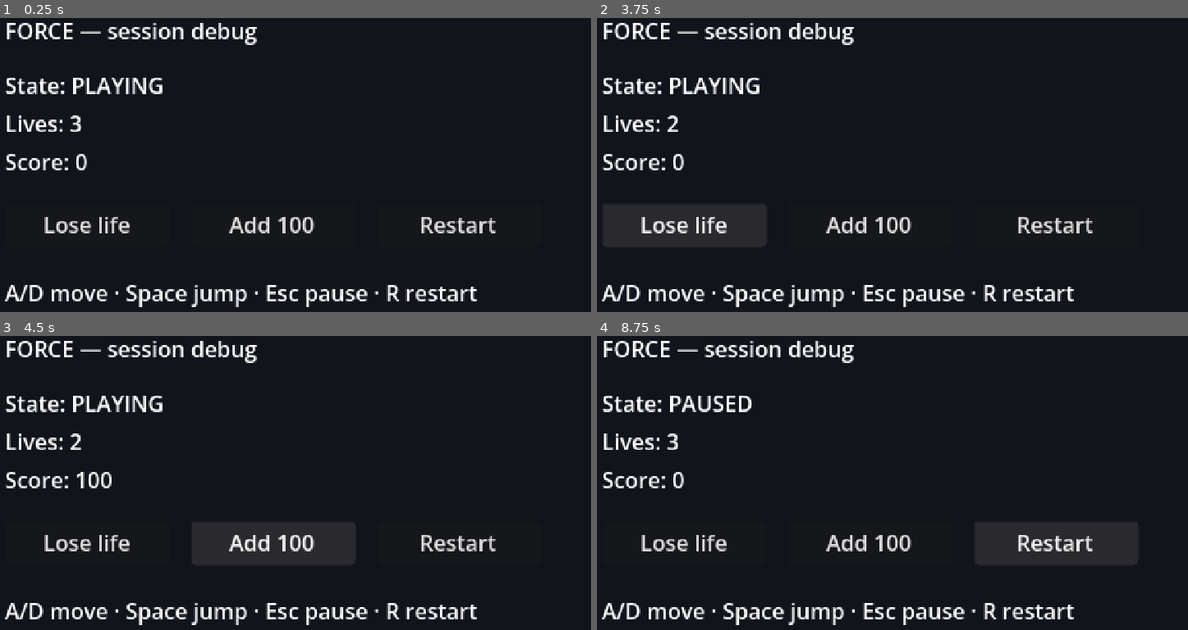
Above: before the commit, frames 1-4 (two rows, left to right).
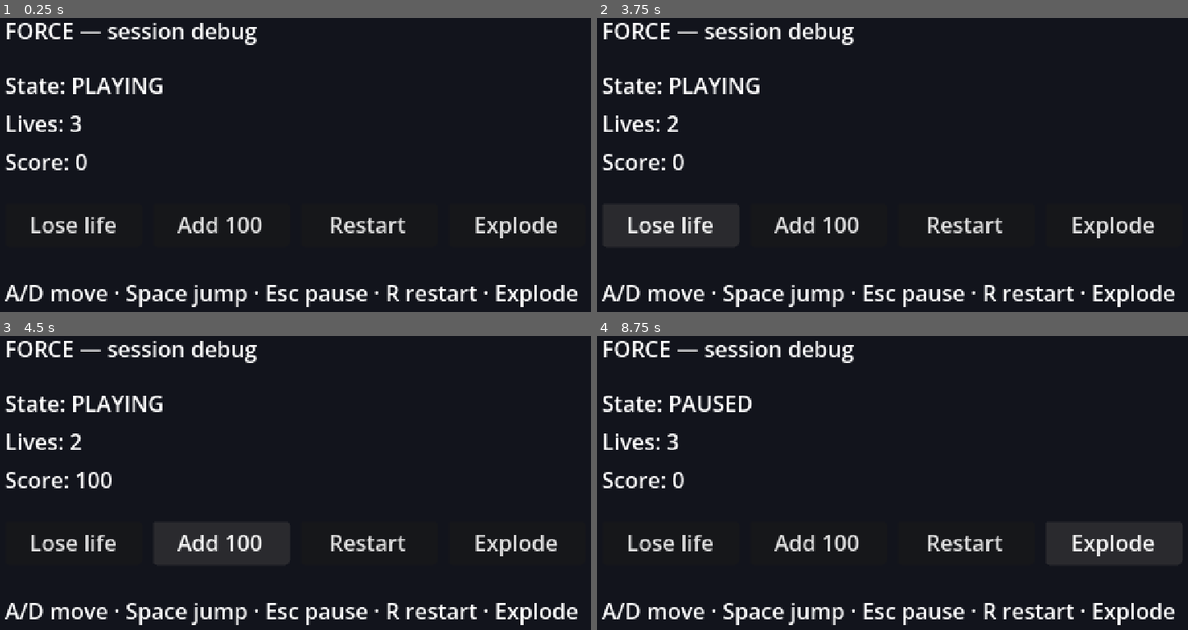
Above: after the commit, the same moments.

Repository: aleluis79/force
Game: Godot game, scene res://scenes/debug_session.tscn
Same seed, same stepped clock (60 frames per second), same inputs: the game is played once before the commit and once after it.
Inputs (mouse positions are in pixels of both pictures, inside the frame that each line leads up to):
- Up to frame 1 (0.25 s): no input
- Up to frame 2 (3.75 s): click (1111, 223) at 0.5 s, where only the run after the commit has a clickable "Explode"; click "Restart" at 1.25 s; click "Restart" at 2 s; click "Restart" at 2.75 s; click "Lose life" at 3.5 s
- Up to frame 3 (4.5 s): click "Add 100" at 4.25 s
- Up to frame 4 (8.75 s): tap Enter at 5 s; move the mouse to (1040, 474) at 5.02 s; hold D (move_right) 5.03-5.75 s; tap Space (jump) at 5.1, 5.27, 5.57, 6.8, 8.27, 8.3, 8.57 s; click (1040, 474) at 5.17 s; tap R (restart) every 0.75 s from 5.75 to 8 s; drag from (768, 509) to (862, 565) at 5.77 s; move the mouse to (963, 412) at 6.52 s; hold D (move_right) 6.53-7.25 s; right-click (963, 412) at 6.6 s; drag from (862, 565) to (703, 435) at 7.27 s; move the mouse to (1093, 547) at 8.02 s; hold A (move_left) from 8.03 s (still down); tap Alt at 8.1 s; tap Escape (pause) at 8.65 s

The runs differ from the first frame. In frame 1, 2.7% of the frame differs, in the area x 5-98%, y 67-99%; in frame 2, 2.7%; in frame 3, 2.7%; in frame 4, 2.7%.

Commit message:
feat: add destructible terrain with explosions and collision

Diff:
--- a/scenes/debug_session.tscn
+++ b/scenes/debug_session.tscn
@@ -1,14 +1,9 @@
-[gd_scene load_steps=6 format=3]
+[gd_scene load_steps=5 format=3]
 
 [ext_resource type="Script" path="res://src/presentation/debug_session.gd" id="1_debug"]
 [ext_resource type="Script" path="res://src/presentation/session_controller.gd" id="2_controller"]
 [ext_resource type="PackedScene" path="res://scenes/player.tscn" id="3_player"]
-
-[sub_resource type="RectangleShape2D" id="RectangleShape2D_ground"]
-size = Vector2(480, 32)
-
-[sub_resource type="RectangleShape2D" id="RectangleShape2D_platform"]
-size = Vector2(96, 16)
+[ext_resource type="Script" path="res://src/world/destructible_terrain.gd" id="4_terrain"]
 
 [node name="DebugSession" type="Node2D"]
 script = ExtResource("1_debug")
@@ -16,25 +11,8 @@
 [node name="SessionController" type="Node" parent="."]
 script = ExtResource("2_controller")
 
-[node name="Ground" type="StaticBody2D" parent="."]
-position = Vector2(240, 250)
-
-[node name="CollisionShape2D" type="CollisionShape2D" parent="Ground"]
-shape = SubResource("RectangleShape2D_ground")
-
-[node name="Visual" type="Polygon2D" parent="Ground"]
-polygon = PackedVector2Array(-240, -16, 240, -16, 240, 16, -240, 16)
-color = Color(0.18, 0.2, 0.26, 1)
-
-[node name="Platform" type="StaticBody2D" parent="."]
-position = Vector2(220, 200)
-
-[node name="CollisionShape2D" type="CollisionShape2D" parent="Platform"]
-shape = SubResource("RectangleShape2D_platform")
-
-[node name="Visual" type="Polygon2D" parent="Platform"]
-polygon = PackedVector2Array(-48, -8, 48, -8, 48, 8, -48, 8)
-color = Color(0.24, 0.26, 0.34, 1)
+[node name="Terrain" type="TileMapLayer" parent="."]
+script = ExtResource("4_terrain")
 
 [node name="Player" parent="." instance=ExtResource("3_player")]
 position = Vector2(80, 200)
@@ -77,30 +55,38 @@
 [node name="LoseLifeButton" type="Button" parent="UI"]
 offset_left = 24.0
 offset_top = 156.0
-offset_right = 144.0
+offset_right = 124.0
 offset_bottom = 188.0
 focus_mode = 0
 text = "Lose life"
 
 [node name="AddScoreButton" type="Button" parent="UI"]
-offset_left = 160.0
+offset_left = 132.0
 offset_top = 156.0
-offset_right = 280.0
+offset_right = 232.0
 offset_bottom = 188.0
 focus_mode = 0
 text = "Add 100"
 
 [node name="RestartButton" type="Button" parent="UI"]
-offset_left = 296.0
+offset_left = 240.0
 offset_top = 156.0
-offset_right = 416.0
+offset_right = 340.0
 offset_bottom = 188.0
 focus_mode = 0
 text = "Restart"
+
+[node name="ExplodeButton" type="Button" parent="UI"]
+offset_left = 348.0
+offset_top = 156.0
+offset_right = 448.0
+offset_bottom = 188.0
+focus_mode = 0
+text = "Explode"
 
 [node name="HintLabel" type="Label" parent="UI"]
 offset_left = 24.0
 offset_top = 210.0
 offset_right = 456.0
 offset_bottom = 234.0
-text = "A/D move · Space jump · Esc pause · R restart"
+text = "A/D move · Space jump · Esc pause · R restart · Explode"
--- /dev/null
+++ b/src/core/terrain_grid.gd
@@ -0,0 +1,88 @@
+class_name TerrainGrid
+extends RefCounted
+
+## Pure destructible terrain grid.
+##
+## Each cell stores one byte (solid/empty) in a PackedByteArray. Cell
+## coordinates are grid units; the node layer is responsible for converting
+## world positions and tile sizes.
+
+var width: int
+var height: int
+
+var _cells := PackedByteArray()
+
+
+func _init(grid_width: int, grid_height: int, filled: bool = false) -> void:
+	width = grid_width
+	height = grid_height
+	_cells.resize(width * height)
+	if filled:
+		_cells.fill(1)
+
+
+func is_inside(cell: Vector2i) -> bool:
+	return cell.x >= 0 and cell.y >= 0 and cell.x < width and cell.y < height
+
+
+func is_solid(cell: Vector2i) -> bool:
+	if not is_inside(cell):
+		return false
+	return _cells[_index(cell)] == 1
+
+
+func set_solid(cell: Vector2i, solid: bool) -> void:
+	if not is_inside(cell):
+		return
+
+	var index := _index(cell)
+	var value := 1 if solid else 0
+	if _cells[index] == value:
+		return
+	_cells[index] = value
+
+
+func fill_rect(rect: Rect2i, solid: bool = true) -> void:
+	var start_x := maxi(rect.position.x, 0)
+	var start_y := maxi(rect.position.y, 0)
+	var end_x := mini(rect.position.x + rect.size.x, width)
+	var end_y := mini(rect.position.y + rect.size.y, height)
+
+	for y in range(start_y, end_y):
+		for x in range(start_x, end_x):
+			set_solid(Vector2i(x, y), solid)
+
+
+func solid_count() -> int:
+	var count := 0
+	for value in _cells:
+		count += value
+	return count
+
+
+func destroy_circle(center: Vector2, radius: float) -> Array[Vector2i]:
+	var destroyed: Array[Vector2i] = []
+	if radius <= 0.0:
+		return destroyed
+
+	var min_x := maxi(int(floor(center.x - radius)), 0)
+	var max_x := mini(int(ceil(center.x + radius)), width - 1)
+	var min_y := maxi(int(floor(center.y - radius)), 0)
+	var max_y := mini(int(ceil(center.y + radius)), height - 1)
+	var radius_squared := radius * radius
+
+	for y in range(min_y, max_y + 1):
+		for x in range(min_x, max_x + 1):
+			var cell := Vector2i(x, y)
+			if not is_solid(cell):
+				continue
+			var cell_center := Vector2(x + 0.5, y + 0.5)
+			if cell_center.distance_squared_to(center) <= radius_squared:
+				set_solid(cell, false)
+				destroyed.append(cell)
+
+	return destroyed
+
+
+func _index(cell: Vector2i) -> int:
+	return cell.y * width + cell.x
--- a/src/presentation/debug_session.gd
+++ b/src/presentation/debug_session.gd
@@ -1,6 +1,8 @@
 extends Node2D
 
 @onready var controller: SessionController = $SessionController
+@onready var terrain: DestructibleTerrain = $Terrain
+@onready var player: Player = $Player
 @onready var state_label: Label = $UI/StateLabel
 @onready var lives_label: Label = $UI/LivesLabel
 @onready var score_label: Label = $UI/ScoreLabel
@@ -14,6 +16,7 @@
 	$UI/LoseLifeButton.pressed.connect(_on_lose_life_pressed)
 	$UI/AddScoreButton.pressed.connect(_on_add_score_pressed)
 	$UI/RestartButton.pressed.connect(_on_restart_pressed)
+	$UI/ExplodeButton.pressed.connect(_on_explode_pressed)
 
 	_refresh()
 
@@ -47,3 +50,7 @@
 
 func _on_restart_pressed() -> void:
 	controller.session.restart()
+
+
+func _on_explode_pressed() -> void:
+	terrain.explode(player.global_position + Vector2(0, 16), 32.0)
--- a/src/presentation/player_camera.gd
+++ b/src/presentation/player_camera.gd
@@ -18,3 +18,7 @@
 
 func _process(delta: float) -> void:
 	position = position.lerp(target_offset, clampf(follow_speed * delta, 0.0, 1.0))
+
+
+func _exit_tree() -> void:
+	enabled = false
--- /dev/null
+++ b/src/world/destructible_terrain.gd
@@ -0,0 +1,88 @@
+class_name DestructibleTerrain
+extends TileMapLayer
+
+## TileMapLayer adapter for the pure TerrainGrid.
+##
+## Builds a placeholder TileSet with physics collision in code so the
+## playground can be destroyed without final art assets.
+
+signal terrain_destroyed(cells: Array, world_position: Vector2)
+
+const TILE_SIZE := 8
+const WIDTH := 60
+const HEIGHT := 34
+const GROUND_ROWS := 6
+const PLATFORM_RECT := Rect2i(22, 22, 14, 2)
+
+var grid: TerrainGrid
+
+
+func _ready() -> void:
+	_build_grid()
+	_build_tile_set()
+	_render_all()
+
+
+func get_solid_cell_count() -> int:
+	if grid == null:
+		return 0
+	return grid.solid_count()
+
+
+func explode(world_position: Vector2, radius: float) -> Array[Vector2i]:
+	if grid == null:
+		return []
+
+	var center := world_position / float(TILE_SIZE)
+	var destroyed := grid.destroy_circle(center, radius / float(TILE_SIZE))
+
+	for cell in destroyed:
+		erase_cell(cell)
+
+	if not destroyed.is_empty():
+		terrain_destroyed.emit(destroyed, world_position)
+
+	return destroyed
+
+
+func _build_grid() -> void:
+	grid = TerrainGrid.new(WIDTH, HEIGHT)
+	grid.fill_rect(Rect2i(0, HEIGHT - GROUND_ROWS, WIDTH, GROUND_ROWS))
+	grid.fill_rect(PLATFORM_RECT)
+
+
+func _build_tile_set() -> void:
+	var image := Image.create(TILE_SIZE, TILE_SIZE, false, Image.FORMAT_RGBA8)
+	image.fill(Color(0.18, 0.2, 0.26))
+
+	var texture := ImageTexture.create_from_image(image)
+
+	var new_tile_set := TileSet.new()
+	new_tile_set.tile_size = Vector2i(TILE_SIZE, TILE_SIZE)
+	new_tile_set.add_physics_layer()
+	new_tile_set.set_physics_layer_collision_layer(0, 1)
+
+	var source := TileSetAtlasSource.new()
+	source.texture = texture
+	source.texture_region_size = Vector2i(TILE_SIZE, TILE_SIZE)
+	source.create_tile(Vector2i.ZERO)
+	new_tile_set.add_source(source, 0)
+
+	var tile_data := source.get_tile_data(Vector2i.ZERO, 0)
+	tile_data.add_collision_polygon(0)
+	tile_data.set_collision_polygon_points(0, 0, PackedVector2Array([
+		Vector2(-4, -4),
+		Vector2(4, -4),
+		Vector2(4, 4),
+		Vector2(-4, 4),
+	]))
+
+	tile_set = new_tile_set
+
+
+func _render_all() -> void:
+	for y in range(HEIGHT):
+		for x in range(WIDTH):
+			var cell := Vector2i(x, y)
+			if grid.is_solid(cell):
+				set_cell(cell, 0, Vector2i.ZERO, 0)
--- a/tests/integration/test_debug_session.gd
+++ b/tests/integration/test_debug_session.gd
@@ -51,12 +51,22 @@
 	assert_eq(scene.state_label.text, "State: PAUSED")
 
 
-func test_debug_scene_contains_player_ground_and_platform() -> void:
+func test_debug_scene_contains_player_and_terrain() -> void:
 	var scene = await _instantiate_debug_scene()
 
 	assert_not_null(scene.get_node_or_null("Player"), "debug scene must include the player")
-	assert_not_null(scene.get_node_or_null("Ground"), "debug scene must include the ground")
-	assert_not_null(scene.get_node_or_null("Platform"), "debug scene must include the platform")
+	assert_not_null(scene.get_node_or_null("Terrain"), "debug scene must include destructible terrain")
+
+
+func test_explode_button_removes_terrain() -> void:
+	var scene = await _instantiate_debug_scene()
+	var terrain := scene.get_node("Terrain") as DestructibleTerrain
+	assert_not_null(terrain, "debug scene must expose a DestructibleTerrain node")
+	var before := terrain.get_solid_cell_count()
+
+	scene.get_node("UI/ExplodeButton").pressed.emit()
+
+	assert_lt(terrain.get_solid_cell_count(), before, "explode button must destroy terrain")
 
 
 func test_player_lands_on_ground_in_debug_scene() -> void:
@@ -74,7 +84,7 @@
 	var packed := load(DEBUG_SCENE) as PackedScene
 	assert_not_null(packed, "debug session scene must load")
 	var scene := packed.instantiate()
-	add_child_autofree(scene)
+	add_child_autoqfree(scene)
 	await get_tree().process_frame
 	return scene
 
--- /dev/null
+++ b/tests/integration/test_destructible_terrain.gd
@@ -0,0 +1,92 @@
+extends GutTest
+
+
+func test_terrain_builds_grid_and_tiles() -> void:
+	var terrain := _make_terrain()
+
+	assert_not_null(terrain.grid, "terrain must build a grid")
+	assert_eq(terrain.grid.width, 60)
+	assert_eq(terrain.grid.height, 34)
+	assert_gt(terrain.get_solid_cell_count(), 0, "terrain must start with solid cells")
+	assert_eq(
+		terrain.get_used_cells().size(),
+		terrain.get_solid_cell_count(),
+		"every solid cell must have a tile"
+	)
+	assert_ne(
+		terrain.get_cell_source_id(Vector2i(0, 33)),
+		-1,
+		"the bottom row must be rendered"
+	)
+
+
+func test_explosion_destroys_tiles_and_emits_signal() -> void:
+	var terrain := _make_terrain()
+	var before := terrain.get_solid_cell_count()
+	watch_signals(terrain)
+
+	var destroyed := terrain.explode(Vector2(240, 240), 24.0)
+
+	assert_gt(destroyed.size(), 0, "explosion must destroy solid cells")
+	assert_eq(terrain.get_solid_cell_count(), before - destroyed.size())
+	assert_signal_emitted(terrain, "terrain_destroyed")
+
+	for cell in destroyed:
+		assert_false(terrain.grid.is_solid(cell), "destroyed cell must be empty in the grid")
+		assert_eq(terrain.get_cell_source_id(cell), -1, "destroyed cell must not have a tile")
+
+
+func test_explosion_without_solid_cells_does_not_emit_signal() -> void:
+	var terrain := _make_terrain()
+	watch_signals(terrain)
+
+	var destroyed := terrain.explode(Vector2(-100, -100), 8.0)
+
+	assert_eq(destroyed.size(), 0)
+	assert_signal_emit_count(terrain, "terrain_destroyed", 0)
+
+
+func _make_terrain() -> DestructibleTerrain:
+	var terrain := DestructibleTerrain.new()
+	add_child_autofree(terrain)
+	return terrain
+
+
+func test_player_lands_on_the_terrain() -> void:
+	var terrain := _make_terrain()
+	var player := _make_player(Vector2(80, 200))
+
+	await _wait_physics_frames(60)
+
+	assert_true(player.is_on_floor(), "player must land on the destructible terrain")
+
+
+func test_player_falls_when_the_ground_is_destroyed() -> void:
+	var terrain := _make_terrain()
+	var player := _make_player(Vector2(80, 200))
+	await _wait_physics_frames(60)
+	assert_true(player.is_on_floor(), "player must be grounded before the explosion")
+	var start_y := player.global_position.y
+
+	var destroyed := terrain.explode(Vector2(player.global_position.x, player.global_position.y + 20.0), 24.0)
+	assert_gt(destroyed.size(), 0, "explosion must remove ground under the player")
+	await _wait_physics_frames(30)
+
+	assert_gt(player.global_position.y, start_y + 16.0, "player must fall into the hole")
+	assert_false(
+		terrain.grid.is_solid(Vector2i(int(player.global_position.x / 8.0), 28)),
+		"the original supporting cell must be destroyed"
+	)
+
+
+func _make_player(position: Vector2) -> Player:
+	var packed := load("res://scenes/player.tscn") as PackedScene
+	var player := packed.instantiate() as Player
+	player.position = position
+	add_child_autoqfree(player)
+	return player
+
+
+func _wait_physics_frames(count: int) -> void:
+	for index in count:
+		await get_tree().physics_frame
--- a/tests/integration/test_player.gd
+++ b/tests/integration/test_player.gd
@@ -74,7 +74,7 @@
 	player_rect.size = PLAYER_SIZE
 	player_shape.shape = player_rect
 	player.add_child(player_shape)
-	add_child_autofree(player)
+	add_child_autoqfree(player)
 
 	return {"player": player, "input": input}
 
--- a/tests/integration/test_player_camera.gd
+++ b/tests/integration/test_player_camera.gd
@@ -3,6 +3,7 @@
 
 func test_look_ahead_target_follows_the_aim() -> void:
 	var camera := PlayerCamera.new()
+	autofree(camera)
 
 	camera.update_look_ahead(Vector2.RIGHT)
 	assert_eq(camera.target_offset, Vector2(32, 0))
@@ -16,7 +17,8 @@
 
 func test_camera_smooths_toward_the_target() -> void:
 	var camera := PlayerCamera.new()
-	add_child_autofree(camera)
+	camera.enabled = false
+	add_child_autoqfree(camera)
 
 	camera.update_look_ahead(Vector2.RIGHT)
 	await _wait_process_frames(2)
@@ -35,9 +37,9 @@
 		return
 
 	var player := packed.instantiate()
-	add_child_autofree(player)
 
 	assert_not_null(player.get_node_or_null("Camera2D"), "player scene must include a Camera2D")
+	player.free()
 
 
 func _wait_process_frames(count: int) -> void:
--- /dev/null
+++ b/tests/unit/test_terrain_grid.gd
@@ -0,0 +1,130 @@
+extends GutTest
+
+
+func test_new_grid_starts_empty() -> void:
+	var grid := TerrainGrid.new(4, 3)
+
+	assert_eq(grid.solid_count(), 0)
+	assert_false(grid.is_solid(Vector2i(0, 0)))
+
+
+func test_filled_grid_starts_solid() -> void:
+	var grid := TerrainGrid.new(4, 3, true)
+
+	assert_eq(grid.solid_count(), 12)
+	assert_true(grid.is_solid(Vector2i(3, 2)))
+
+
+func test_out_of_bounds_cells_are_empty() -> void:
+	var grid := TerrainGrid.new(4, 3, true)
+
+	assert_false(grid.is_solid(Vector2i(-1, 0)))
+	assert_false(grid.is_solid(Vector2i(4, 0)))
+	assert_false(grid.is_solid(Vector2i(0, -1)))
+	assert_false(grid.is_solid(Vector2i(0, 3)))
+
+
+func test_set_solid_updates_the_count() -> void:
+	var grid := TerrainGrid.new(4, 3)
+
+	grid.set_solid(Vector2i(1, 1), true)
+	assert_true(grid.is_solid(Vector2i(1, 1)))
+	assert_eq(grid.solid_count(), 1)
+
+	grid.set_solid(Vector2i(1, 1), false)
+	assert_false(grid.is_solid(Vector2i(1, 1)))
+	assert_eq(grid.solid_count(), 0)
+
+
+func test_set_solid_outside_bounds_is_ignored() -> void:
+	var grid := TerrainGrid.new(4, 3)
+
+	grid.set_solid(Vector2i(-1, 0), true)
+	grid.set_solid(Vector2i(4, 0), true)
+
+	assert_eq(grid.solid_count(), 0)
+
+
+func test_fill_rect_marks_every_cell_inside() -> void:
+	var grid := TerrainGrid.new(5, 5)
+
+	grid.fill_rect(Rect2i(1, 1, 2, 2))
+
+	assert_eq(grid.solid_count(), 4)
+	assert_true(grid.is_solid(Vector2i(1, 1)))
+	assert_true(grid.is_solid(Vector2i(2, 2)))
+	assert_false(grid.is_solid(Vector2i(0, 0)))
+
+
+func test_fill_rect_clips_to_grid_bounds() -> void:
+	var grid := TerrainGrid.new(4, 4)
+
+	grid.fill_rect(Rect2i(-2, -2, 4, 4))
+
+	assert_eq(grid.solid_count(), 4)
+	assert_true(grid.is_solid(Vector2i(0, 0)))
+	assert_true(grid.is_solid(Vector2i(1, 1)))
+	assert_false(grid.is_solid(Vector2i(2, 2)))
+
+
+func test_destroy_circle_removes_solid_cells_inside_radius() -> void:
+	var grid := TerrainGrid.new(10, 10, true)
+
+	var destroyed := grid.destroy_circle(Vector2(5, 5), 2.0)
+
+	assert_eq(destroyed.size(), 12)
+	assert_eq(grid.solid_count(), 100 - 12)
+	for cell in destroyed:
+		assert_false(grid.is_solid(cell), "destroyed cell must become empty")
+
+
+func test_destroy_circle_returns_only_solid_cells() -> void:
+	var grid := TerrainGrid.new(10, 10, true)
+	grid.set_solid(Vector2i(5, 5), false)
+
+	var destroyed := grid.destroy_circle(Vector2(5, 5), 2.0)
+
+	assert_false(destroyed.has(Vector2i(5, 5)), "empty cells must not be returned")
+	assert_eq(destroyed.size(), 11)
+
+
+func test_destroy_circle_is_idempotent() -> void:
+	var grid := TerrainGrid.new(10, 10, true)
+	var first := grid.destroy_circle(Vector2(5, 5), 2.0)
+
+	var second := grid.destroy_circle(Vector2(5, 5), 2.0)
+
+	assert_gt(first.size(), 0)
+	assert_eq(second.size(), 0, "a repeated explosion must destroy nothing")
+	assert_eq(grid.solid_count(), 100 - first.size())
+
+
+func test_destroy_circle_clips_at_boundaries() -> void:
+	var grid := TerrainGrid.new(5, 5, true)
+
+	var destroyed := grid.destroy_circle(Vector2(0, 0), 2.0)
+
+	assert_gt(destroyed.size(), 0)
+	for cell in destroyed:
+		assert_true(grid.is_inside(cell), "destroyed cells must stay inside the grid")
+	assert_eq(grid.solid_count(), 25 - destroyed.size())
+
+
+func test_destroy_circle_outside_the_grid_returns_nothing() -> void:
+	var grid := TerrainGrid.new(5, 5, true)
+
+	var destroyed := grid.destroy_circle(Vector2(-10, -10), 2.0)
+
+	assert_eq(destroyed.size(), 0)
+	assert_eq(grid.solid_count(), 25)
+
+
+func test_destroy_circle_does_not_return_duplicates() -> void:
+	var grid := TerrainGrid.new(10, 10, true)
+
+	var destroyed := grid.destroy_circle(Vector2(5, 5), 3.0)
+	var unique := {}
+	for cell in destroyed:
+		unique[cell] = true
+
+	assert_eq(unique.size(), destroyed.size())
Not shown, added: openspec/changes/archive/2026-11-03-destructible-terrain/.openspec.yaml
Not shown, added: src/core/terrain_grid.gd.uid
Not shown, added: src/world/destructible_terrain.gd.uid
Not shown, added: tests/integration/test_destructible_terrain.gd.uid
Not shown, added: tests/unit/test_terrain_grid.gd.uid
Not shown, added: openspec/changes/archive/2026-11-03-destructible-terrain/design.md
Not shown, added: openspec/changes/archive/2026-11-03-destructible-terrain/proposal.md
Not shown, added: openspec/changes/archive/2026-11-03-destructible-terrain/specs/destructible-terrain/spec.md
Not shown, added: openspec/changes/archive/2026-11-03-destructible-terrain/tasks.md
Not shown, added: openspec/specs/destructible-terrain/spec.md
